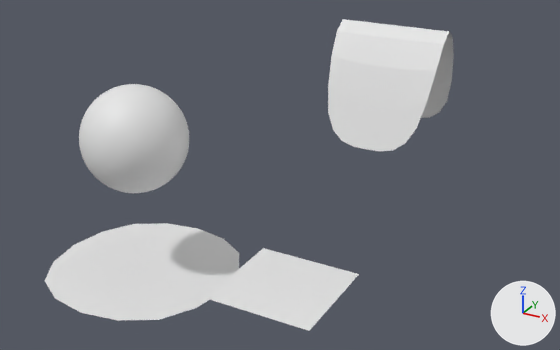
What one commit did to the Blender file test/blender_scene/sphere.blend.
Rendered twice from a 50 mm camera at (4.35, -5.17, 2.54) aimed at (1.27, 0.43, -0.25). Lighting does not change. The marker at lower right points along +X, +Y and +Z. The older version comes first.
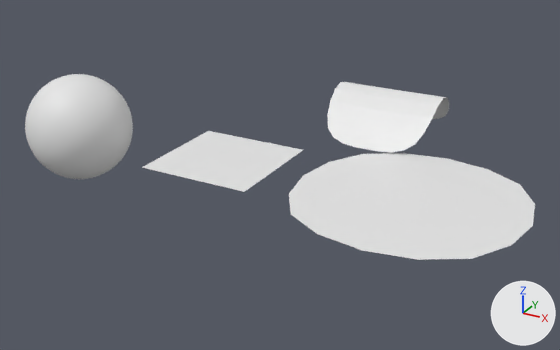
Where the change shows, as pixel boxes [x1, y1, x2, y2] in the pictures (560 x 350 px):
'Plane', moved: before [45, 223, 239, 321]; after [289, 153, 535, 260]
'Sphere', moved: before [79, 84, 189, 193]; after [25, 74, 133, 179]
'Plane.002', rescaled (46% shorter): before [328, 19, 454, 151]; after [327, 82, 449, 153]
'Plane.001', moved: before [206, 248, 359, 331]; after [142, 131, 303, 192]

The change, as a list of edits to the scene's bpy script:
```text
Change me_plane_002:
    used by ob_plane_002; location = (1.949, 1.276, 0.0); scale = (1.0, 1.0, 3.09)
    remove me_plane_002.from_pydata(...)  # 9 vertices, 4 faces; spans x -0.5..0.5, y -0.5..0.5, z 0.0..0.484
    add me_plane_002.from_pydata(...)  # 9 vertices, 4 faces; spans x -0.5..0.5, y -0.5..0.5, z 0.0..0.197
    me_plane_002 part 1: the whole mesh is scaled about the mesh origin by (1, 1, 0.406)
Change ob_plane:
    ob_plane.location: (0.0, 0.0, -1.34) -> (2.641, 0.0, 0.0)
Change ob_plane_001:
    ob_plane_001.location: (1.551, 0.0, -1.096) -> (0.97, 0.0, 0.0)
Change ob_sphere:
    ob_sphere.location: (0.0, 0.0, 0.0) -> (-0.657, 0.0, 0.0)
```
